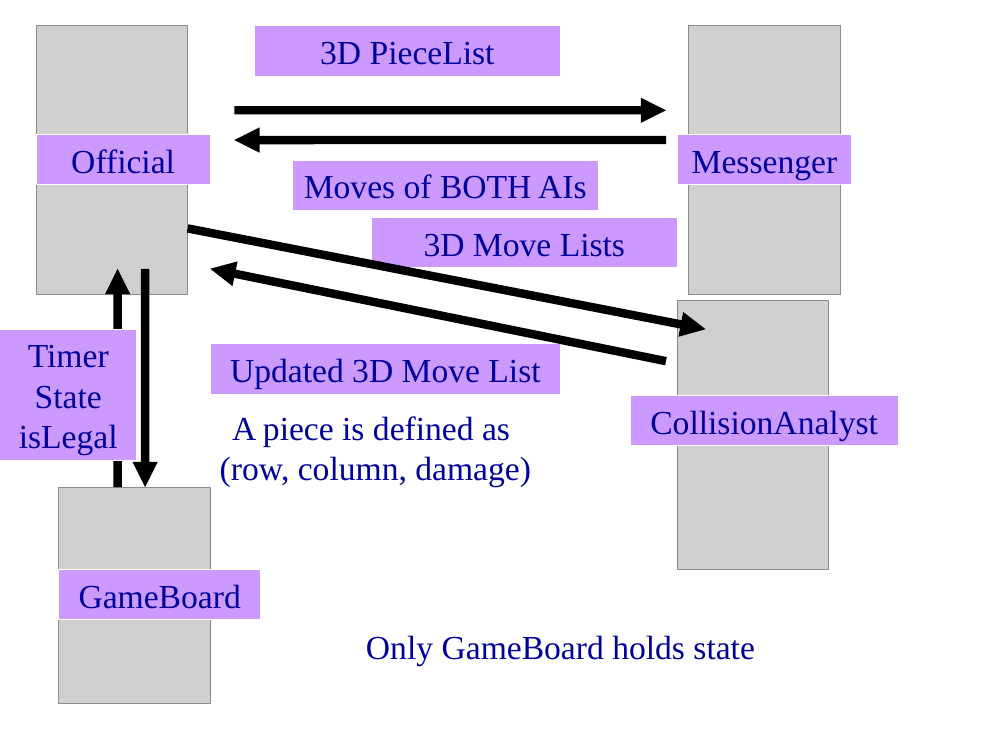
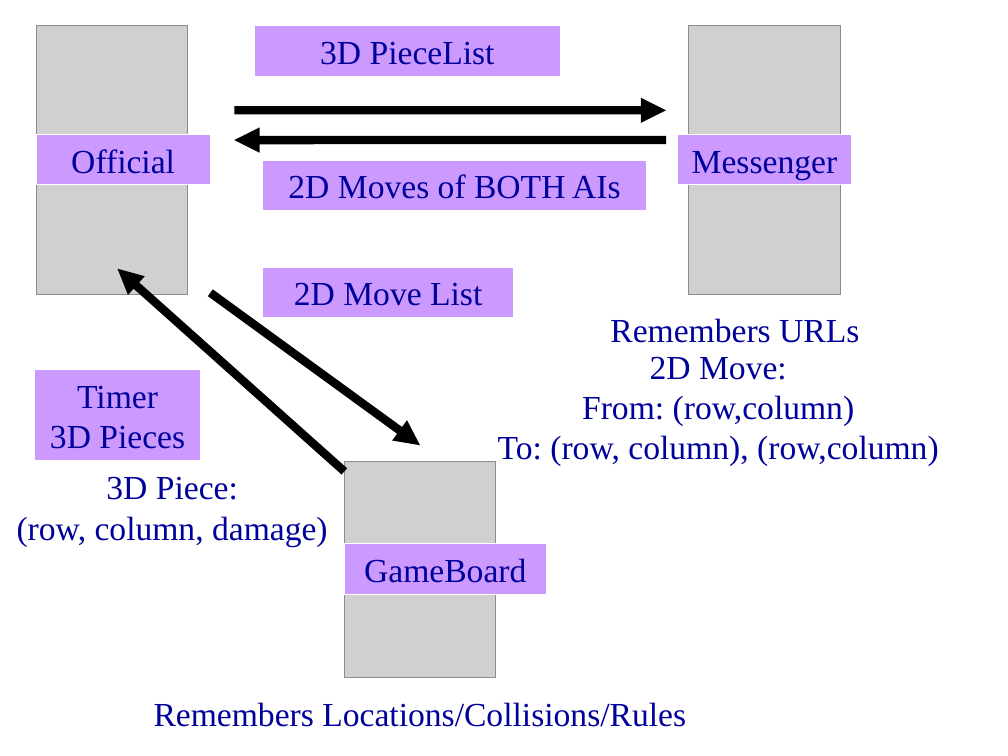
Before and after one commit to vipulkohli/JHalma, a slide deck: slide 4 of JHalmaPres.ppt. Drawn at 1008x756 pixels with LibreOffice and Linux fonts; fonts in the diff are those of the drawing; grey boxes stand for pictures. Boxes give left, top, right and bottom in pixels: in the first picture for what was removed or moved away, otherwise in the second. Text is boxed around its words. In the diff, an @@ line names an element or a change of style, - is before the commit and + after.

```diff
--- a/JHalmaPres.ppt
+++ b/JHalmaPres.ppt
@@ rectangle "2D Moves of BOTH AIs": place and size @@
-rectangle "2D Moves of BOTH AIs" at (292,160,599,211)
+rectangle "2D Moves of BOTH AIs" at (262,160,646,211)
@@ text in rectangle at (288,174,621,199): text changed @@
-Moves of BOTH AIs
+2D Moves of BOTH AIs
@@ arrow removed from (187, 229) to (706, 330) @@
@@ rectangle removed at (371,218,677,268) @@
-3D Move Lists
@@ arrow moved from (145, 269) - (145, 487) to (345, 472) - (118, 269) @@
@@ arrow removed from (118, 487) to (118, 269) @@
@@ arrow removed from (666, 361) to (211, 269) @@
@@ rectangle "2D Move List": place and size @@
-rectangle "2D Move List" at (211,344,560,394)
+rectangle "2D Move List" at (262,267,514,318)
@@ arrow added from (211, 292) to (420, 446), #000000 6.01 pt @@
@@ text in rectangle at (294,282,482,306): text changed @@
-Updated 3D Move List
+2D Move List
@@ text added at (610,318,859,343), 24 pt, text #00009A @@
+Remembers URLs
@@ rectangle removed at (0,330,137,461) @@
-Timer
-State
-isLegal
@@ text added at (498,356,939,466), 24 pt, text #00009A @@
+2D Move:
+From: (row,column)
+To: (row, column), (row,column)
@@ rectangle added at (34,369,201,460), fill #CC99FF, outline #FFFFFF 0.74 pt, 24 pt, text #00009A @@
+Timer
+3D Pieces
@@ rectangle removed at (630,395,898,446) @@
-CollisionAnalyst
@@ text at (17,476,328,546): text changed @@
-A piece is defined as
-(row, column, damage)
+3D Piece:
+(row, column, damage)
@@ picture: place and size @@
-picture at (677,300,829,570)
+picture at (345,461,496,677)
@@ picture removed at (58,487,210,704) @@
@@ rectangle "GameBoard": place and size @@
-rectangle "GameBoard" at (58,570,260,620)
+rectangle "GameBoard" at (345,543,546,594)
@@ text removed at (366,635,754,665) @@
-Only GameBoard holds state
@@ text added at (154,702,686,727), 24 pt, text #00009A @@
+Remembers Locations/Collisions/Rules
```
Also in this commit, not shown: 1 other slide changed.
